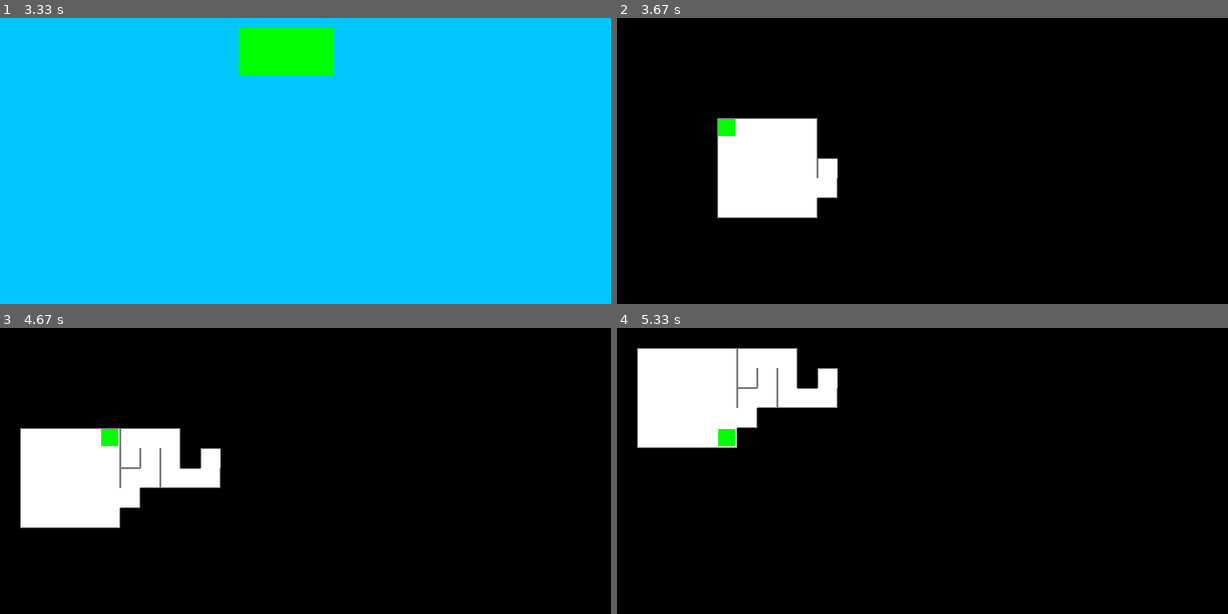
Above: before the commit, frames 1-4 (two rows, left to right).
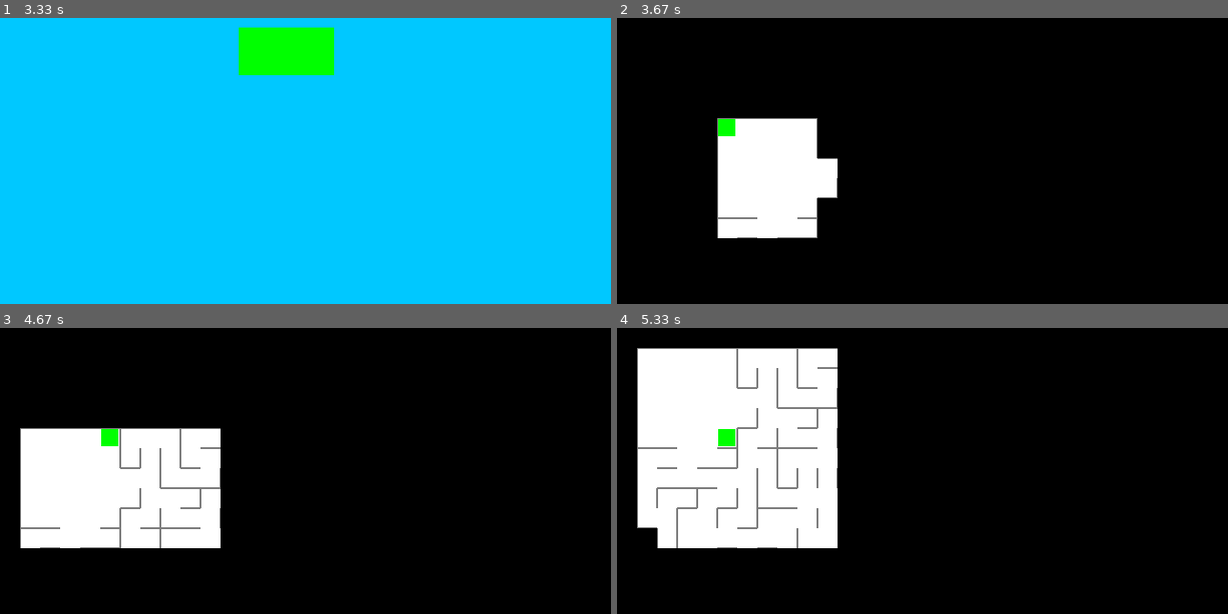
Above: after the commit, the same moments.

Repository: MartinRB45534/Escape
Game: pygame game, started from testsouris.py
The game is run twice, just before and just after one commit, with the same random seed, the same clock (stepped at 60 frames per second) and the same inputs.
Inputs (mouse positions are in pixels of both pictures, inside the frame that each line leads up to):
- Up to frame 1 (3.33 s): no input
- Up to frame 2 (3.67 s): click (904, 52) at 3.53 s
- Up to frame 3 (4.67 s): hold Up 3.8-4.27 s; move the mouse to (116, 536) at 3.83 s; hold Right from 4.3 s (still down)
- Up to frame 4 (5.33 s): release Right at 4.93 s; hold Down from 4.97 s (still down)

Frame 1 is identical in both runs. In frame 2, 1.2% of the frame differs, in the area x 16-33%, y 49-77%; in frame 3, 5.1%; in frame 4, 14%, in the area x 3-37%, y 7-77%.

Commit message:
ajout d'un algorithme permettant de casser un certain nb de murs aléatoirement dans le labyrinthe

Diff:
--- a/Labyrinthe.py
+++ b/Labyrinthe.py
@@ -249,6 +249,138 @@
                     colonne.append(self.matrice_cases[x][y])
             vue.append(colonne)
         return vue,[min_x,min_y]
+    def casser_X_murs(self,proba=None,nbMurs=None):
+        """
+        Fonction qui doit casser des murs sur la matrice
+        on peut déterminer le nombre de murs avec un probabilité (proba*nb murs au total)
+        ou selon un nombre défini en entrée
+        """
+        if proba!=None or nbMurs!=None:
+            if proba!=None:
+                nb_murs_a_casser=self.nb_murs_total()*proba
+            elif nbMurs!=None:
+                nb_murs_a_casser=nbMurs
+            self.casser_murs(nb_murs_a_casser)
+        else:
+            print("mauvaise utilisation de la fonction on ne sait que faire")
+
+    def casser_murs(self,nb_murs_a_casser):
+        """
+        Fonction qui casse un certains nombre de murs aléatoirement
+        Entrées:
+            -le nombre de murs a casser
+        """
+        nb_murs_casser=0
+
+        while nb_murs_casser<=nb_murs_a_casser:
+            coord_case=[random.randrange(0,len(self.matrice_cases)),random.randrange(0,len(self.matrice_cases[0]))]
+
+            if self.casser_mur_random_case(coord_case):
+                nb_murs_casser+=1
+
+
+    def casser_mur_random_case(self,position_case):
+        """
+        Fonction qui prend en entrée la position de la case dont on veut casser un mur
+        et qui renvoie un booléen indiquant si l'on as pu casser un mur
+        """
+        casser = False
+
+        murs=self.directions_utilisables(self.voisins_case(position_case[0],position_case[1]))
+        if len(murs)!=0:
+            mur_casser=random.randrange(0,len(murs))
+            self.casser_mur(murs[mur_casser],position_case[0],position_case[1])
+            casser = True
+        #print(position_case,len(murs),len(self.voisins_case(position_case[0],position_case[1])))
+        return casser
+
+    def voisins_case(self,x,y):
+        """
+        Fonction qui prend en entrée:
+            les coordonnées de la case
+        et qui renvoie les voisins de la case
+        """
+        voisins=[]
+        #on élimine les voisins aux extrémitées
+        if y-1>=0:
+            voisins.append(self.matrice_cases[x][y-1])
+        else:
+            voisins.append(None)
+        if x+1<self.largeur:
+            voisins.append(self.matrice_cases[x+1][y])
+        else:
+            voisins.append(None)
+        if y+1<self.hauteur:
+            voisins.append(self.matrice_cases[x][y+1])
+        else:
+            voisins.append(None)
+        if x-1>=0:
+            voisins.append(self.matrice_cases[x-1][y])
+        else:
+            voisins.append(None)
+        return voisins
+
+    def directions_utilisables(self,voisins):
+        """
+        Fonction qui prend en entrées:
+            les voisins de la case
+        et qui renvoie les directions ou les murs sont utilisables
+        """
+        murs_utilisables=[]
+
+        for direction in range(0,len(voisins)):
+            if voisins[direction]!=None:
+                direction_inverse=self.direction_opposee(direction)
+                if voisins[direction].mur_plein(direction_inverse):
+                    murs_utilisables.append(direction)
+        return murs_utilisables
+    def direction_opposee(self,direction):
+        """
+        Fonction qui renvoie la direction opposée à celle en entrée
+        """
+        direction_opposee=0
+
+        if direction == HAUT:
+            direction_opposee=BAS
+        elif direction == DROITE:
+            direction_opposee=GAUCHE
+        elif direction == BAS:
+            direction_opposee=HAUT
+        elif direction == GAUCHE:
+            direction_opposee=DROITE
+
+        return direction_opposee
+
+    def casser_mur(self,direction,position_x,position_y):
+        """
+        Fonction qui casse un mur spécifique
+        Entrées:
+            la direction du mur
+            la position de la case
+        Sorites:Rien
+        """
+        #on casse les murs de la case et de la case d'en face
+        self.matrice_cases[position_x][position_y].casser_mur(direction)
+
+        if direction==HAUT:
+            self.matrice_cases[position_x][position_y-1].casser_mur(BAS)
+        elif direction==DROITE:
+            self.matrice_cases[position_x+1][position_y].casser_mur(GAUCHE)
+        elif direction==BAS:
+            self.matrice_cases[position_x][position_y+1].casser_mur(HAUT)
+        elif direction==GAUCHE:
+            self.matrice_cases[position_x-1][position_y].casser_mur(DROITE)
+
+    def nb_murs_total(self):
+        """
+        Fonction qui renvoie le nombres de murs pleins contenus dans le labyrinthe
+        """
+        murs_pleins=0
+        for x in range(0,self.largeur):
+            for y in range(0,self.hauteur):
+                murs_pleins+=self.matrice_cases[x][y].nb_murs_pleins()
+
+        return murs_pleins
 
     def resolution(self,arrivee_x,arrivee_y,depart_x=0,depart_y=0,mode="Profondeur"):
         """
--- a/Niveau.py
+++ b/Niveau.py
@@ -78,6 +78,7 @@
 
         self.lab=Labyrinthe(self.CASES_X,self.CASES_Y,self.CASES_X-1,self.CASES_Y-1,self.LARGEUR_CASE,self.LARGEUR_MUR,self.poids,self.salles)
         self.lab.generation()
+        self.lab.casser_X_murs(0.1)
 
         if res :
             self.lab.resolution(self.CASES_X-1,self.CASES_Y-1,0,0,"Largeur")
